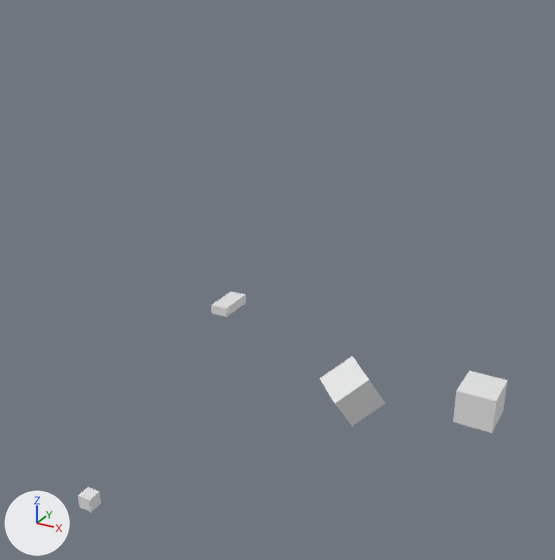
The Blender file project/resources/stage.blend, before and after one commit.
One viewpoint serves both versions: a 50 mm lens placed at (7.03, -14.51, 8.09), pointed at (-2.13, 2.15, -0.24). Every picture has the same lights, and +X, +Y and +Z are marked at lower left. The first picture is the older version.

Names of what the first picture shows: '立方体', '立方体.002', '立方体.003' and 1 more.
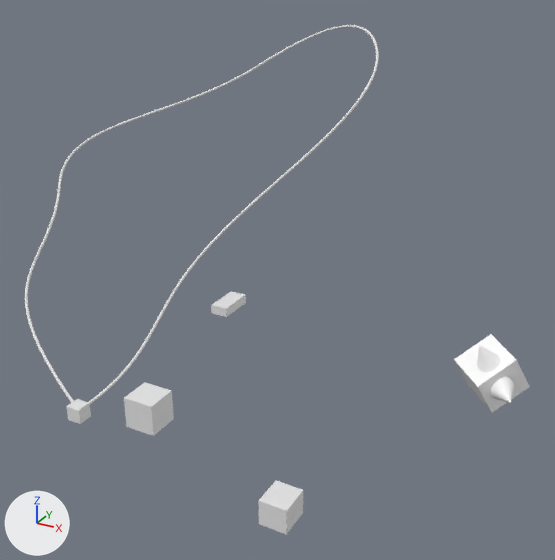
Pixel boxes [x1, y1, x2, y2] of what changed, in the pictures (555 x 560 px):
'立方体', moved
    before: [453, 371, 508, 433]
    after: [258, 480, 303, 535]
'ブロック', added
    after: [454, 334, 530, 413]
'EnemyPath', added
    after: [25, 25, 379, 404]
'立方体.002', deleted
    before: [319, 356, 385, 426]
'立方体.004', added
    after: [124, 382, 174, 436]
'立方体.003', moved
    before: [78, 487, 101, 512]
    after: [66, 399, 91, 424]

The change, as a list of edits to the scene's bpy script:
```text
Add img_white1x1_png:
    img_white1x1_png = load_image('white1x1.png', 'white1x1.png', 1, 1, 'sRGB')
Add mat_マテリアル:
    mat_マテリアル = bpy.data.materials.new('マテリアル')
    mat_マテリアル.use_nodes = True; mat_マテリアル.node_tree.nodes.clear()
    _N = mat_マテリアル.node_tree.nodes; _L = mat_マテリアル.node_tree.links
    n0 = _N.new('ShaderNodeBsdfPrincipled'); n0.name = 'プリンシプルBSDF'
    n1 = _N.new('ShaderNodeOutputMaterial'); n1.name = 'マテリアル出力'
    n2 = _N.new('ShaderNodeTexEnvironment'); n2.name = '環境テクスチャ'
    n2.image = img_white1x1_png
    _L.new(n0.outputs[0], n1.inputs[0])  # 'BSDF' to 'Surface'
    _L.new(n2.outputs[0], n0.inputs[0])  # 'Color' to 'Base Color'
Add me_立方体_002_1:
    me_立方体_002_1.from_pydata(...)  # 74 vertices, 72 faces; spans x -0.56..1.2, y -0.56..0.56, z -0.56..1.12
    me_立方体_002_1.materials.append(mat_マテリアル)
Add cu_enemypath:
    cu_enemypath = bpy.data.curves.new('EnemyPath', 'CURVE')
    cu_enemypath.dimensions = '3D'
    _sp = cu_enemypath.splines.new('BEZIER'); _sp.bezier_points.add(5)
    _sp.bezier_points.foreach_set('co', [-4.409, -3.349, -4.54, -4.409, 1.651, -2.54, -1.409, 6.651, 2.778, -6.226, 8.139, 1.703, -8.999, 1.439, -1.03, -4.368, -3.381, -4.53])
    _sp.bezier_points.foreach_set('handle_left', [-5.404, -5.301, -5.32, -4.826, -0.0618, -3.686, 0.0479, 4.227, 1.555, -4.994, 10.79, 2.918, -11.15, 4.094, 0.184, -10.22, -0.726, -3.316])
    _sp.bezier_points.foreach_set('handle_right', [-3.51, -1.585, -3.834, -3.798, 4.161, -0.86, -2.361, 8.234, 3.577, -7.638, 5.096, 0.311, -6.843, -1.219, -2.246, -1.119, -4.855, -5.205])
    for _p, _l, _r in zip(_sp.bezier_points, ['ALIGNED', 'AUTO', 'AUTO', 'ALIGNED', 'ALIGNED', 'ALIGNED'], ['ALIGNED', 'AUTO', 'AUTO', 'ALIGNED', 'ALIGNED', 'ALIGNED']): _p.handle_left_type = _l; _p.handle_right_type = _r
    _sp.resolution_u = 24
    cu_enemypath.bevel_resolution = 2
    cu_enemypath.bevel_depth = 0.04
    cu_enemypath.resolution_u = 24
    cu_enemypath.fill_mode = 'FULL'
Change ob_立方体:
    ob_立方体.location: (4.17, -0.64, -0.56) -> (-0.49, -0.64, -5.17)
Remove ob_立方体_002:
    ob_立方体_002 = bpy.data.objects.new('立方体.002', me_立方体_002)
    ob_立方体_002.location = (0.0, 2.59, -3.32)
    ob_立方体_002.rotation_euler = (0.566, 0.132, -0.738)  # degrees (32, 7.6, -42)
Change ob_立方体_003:
    ob_立方体_003.location: (-4.41, -3.35, -4.54) -> (-4.41, -3.35, -1.97)
Add ob_enemypath:
    ob_enemypath = bpy.data.objects.new('EnemyPath', cu_enemypath)
    ob_enemypath.location = (0.0, 0.0, 2.6)
Add ob_立方体_004:
    ob_立方体_004 = bpy.data.objects.new('立方体.004', me_立方体_003.copy())  # the mesh of ob_立方体_003
    ob_立方体_004.location = (-1.07, -4.82, 0.0)
    ob_立方体_004.scale = (0.319, 0.319, 0.319)
Add ob_ブロック:
    ob_ブロック = bpy.data.objects.new('ブロック', me_立方体_002_1)
    ob_ブロック.location = (3.69, 2.59, -1.7)
    ob_ブロック.rotation_euler = (0.566, 0.132, -0.738)  # degrees (32, 7.6, -42)
```
